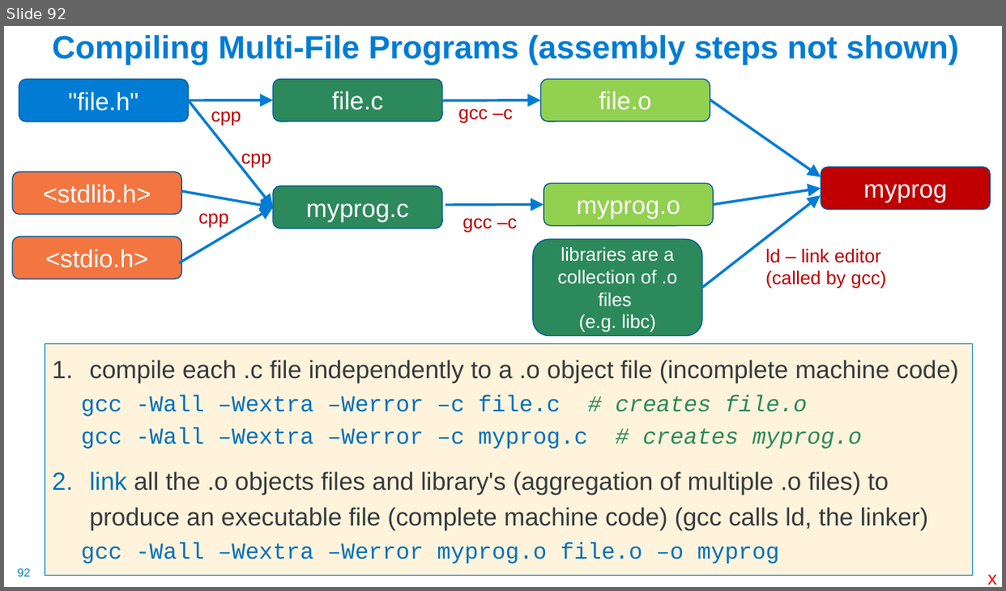
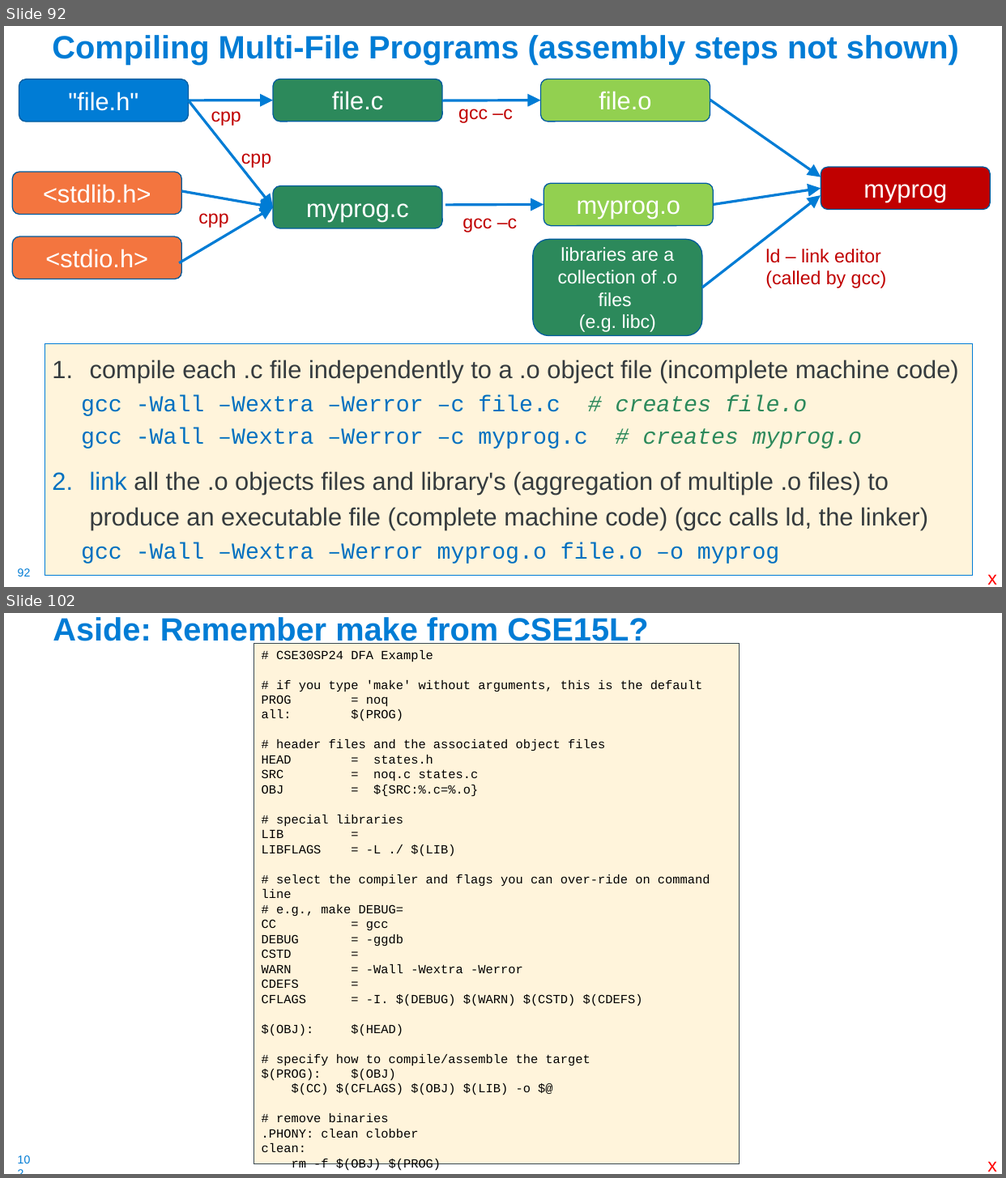
Before and after one commit to cse30-sp24/Muller-Slides, a slide deck: 01-C-Part1.pptx. Shown one above the other, each under a label of ours: slide 92 before the commit, slides 92 and 102 after it; the slides between them are not shown. The pictures are 1006x591 and 1006x1178 pixels, drawn with LibreOffice and Linux fonts; fonts in the diff are those of the drawing. Boxes give left, top, right and bottom in pixels: in the first picture for what was removed or moved away, otherwise in the second. Text is boxed around its words. In the diff, an @@ line names an element or a change of style, - is before the commit and + after.

```diff
--- a/01-C-Part1.pptx
+++ b/01-C-Part1.pptx
@@ slide 102 added at bbox=[4, 613, 1002, 1174], background #FFFFFF; not listed: 1 template element that a slide beside it also shows @@
@@ title added at bbox=[53, 617, 648, 647], 31 pt, text #007CD5, bold @@
+Aside: Remember make from CSE15L?
@@ rectangle added at bbox=[254, 643, 740, 1165], fill #FFF4DB, outline #384851 0.75 pt, 12 pt, text #000000 @@
+# CSE30SP24 DFA Example
+# if you type 'make' without arguments, this is the default
+PROG = noq
+all: $(PROG)
+# header files and the associated object files
+HEAD = states.h
+SRC = noq.c states.c
+OBJ = ${SRC:%.c=%.o}
+# special libraries
+LIB =
+LIBFLAGS = -L ./ $(LIB)
+# select the compiler and flags you can over-ride on command line
+# e.g., make DEBUG=
+CC = gcc
+DEBUG = -ggdb
+CSTD =
+WARN = -Wall -Wextra -Werror
+CDEFS =
+CFLAGS = -I. $(DEBUG) $(WARN) $(CSTD) $(CDEFS)
+$(OBJ): $(HEAD)
+# specify how to compile/assemble the target
+$(PROG): $(OBJ)
+$(CC) $(CFLAGS) $(OBJ) $(LIB) -o $@
+# remove binaries
+.PHONY: clean clobber
+clean:
+rm -f $(OBJ) $(PROG)
@@ text added at bbox=[987, 1161, 997, 1172], 18 pt, text #FF0000 @@
+x
```
Also in this commit, not shown: 3 slides changed, 9 other slides added, 3 other files.
